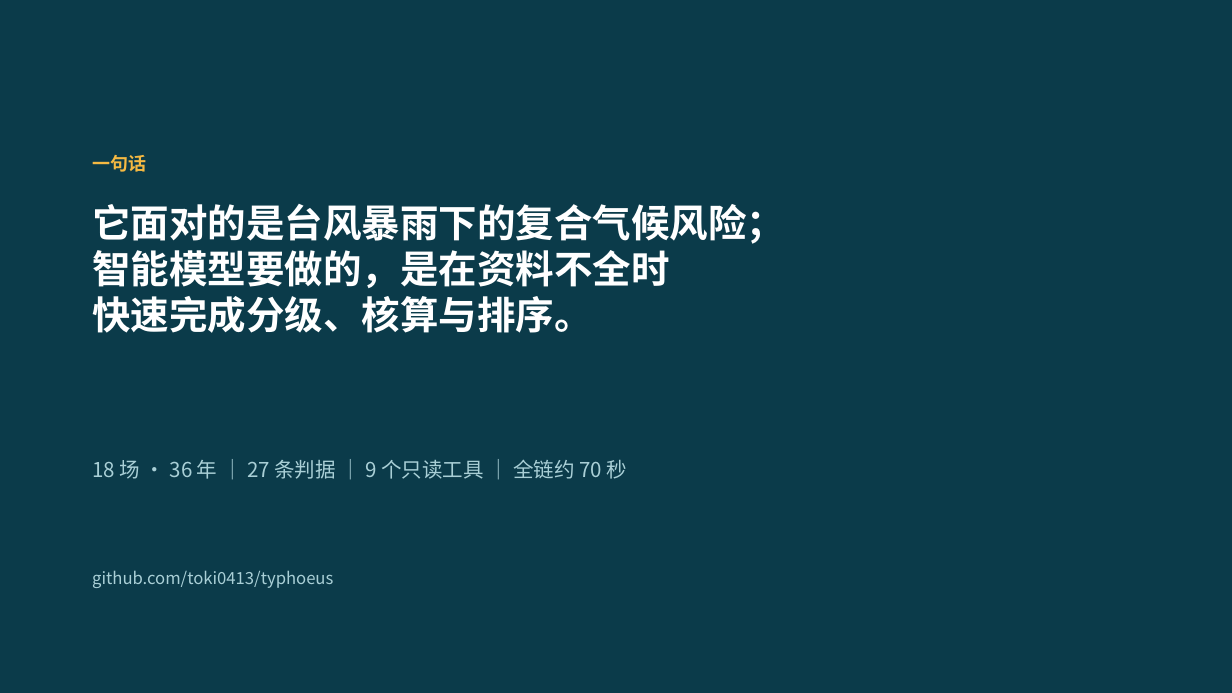
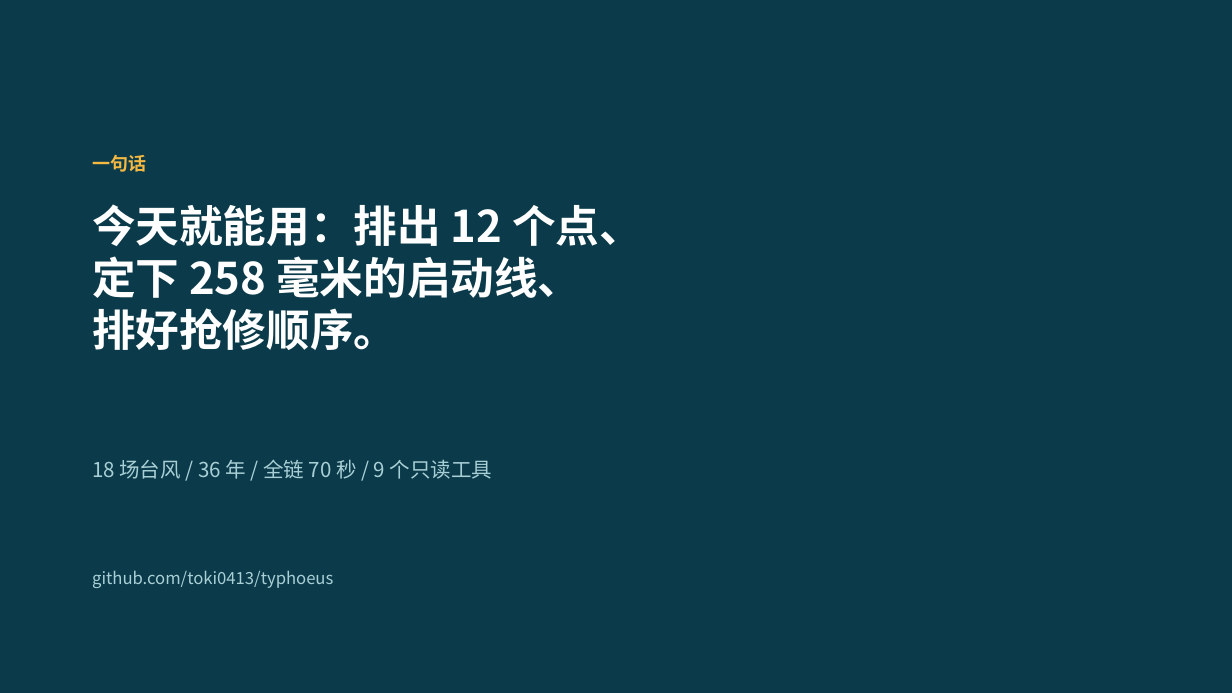
Before and after one commit to toki0413/typhoeus, a slide deck: slide 13 of docs/demo/typhoeus-demo.pptx (slide 14 before the commit). Drawn at 1232x693 pixels with LibreOffice and Linux fonts; fonts in the diff are those of the drawing. Boxes give left, top, right and bottom in pixels: in the first picture for what was removed or moved away, otherwise in the second. Text is boxed around its words. In the diff, an @@ line names an element or a change of style, - is before the commit and + after.

```diff
--- a/docs/demo/typhoeus-demo.pptx
+++ b/docs/demo/typhoeus-demo.pptx
@@ text at (x1=92, y1=204, x2=643, y2=350): text changed; size 30 to 34 pt @@
-它面对的是台风暴雨下的复合气候风险；
-智能模型要做的，是在资料不全时
-快速完成分级、核算与排序。
+今天就能用：排出 12 个点、
+定下 258 毫米的启动线、
+排好抢修顺序。
@@ text at (x1=92, y1=459, x2=492, y2=479): text changed @@
-18 场 · 36 年 ｜ 27 条判据 ｜ 9 个只读工具 ｜ 全链约 70 秒
+18 场台风 / 36 年 / 全链 70 秒 / 9 个只读工具
```
Also in this commit, not shown: 11 other slides changed, 1 slide removed, 11 other files.
